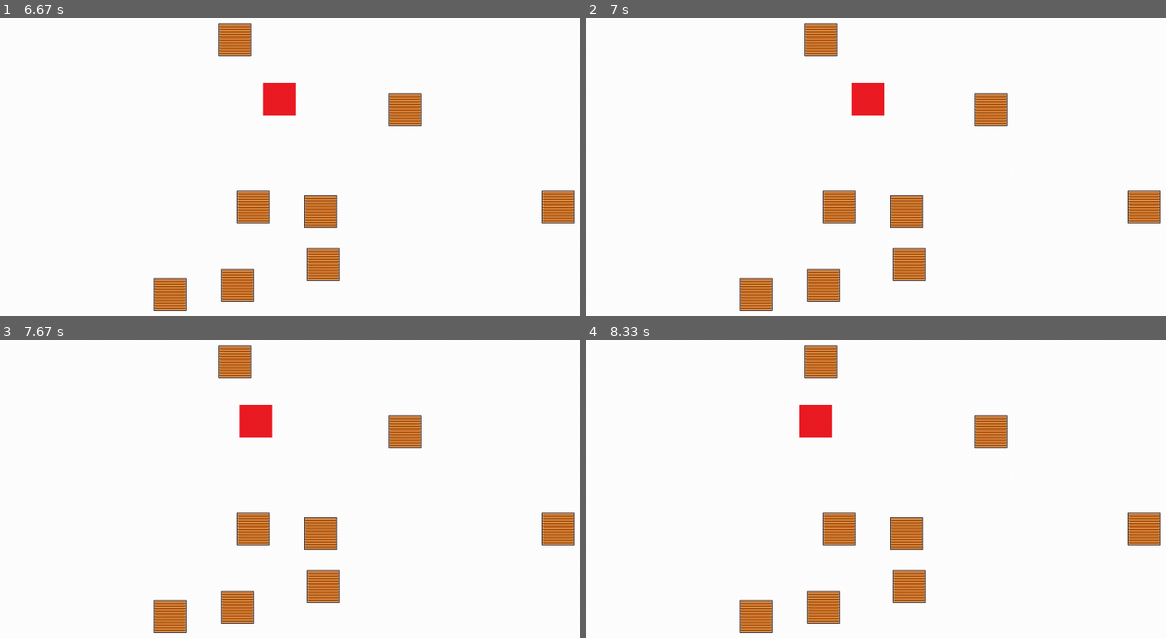
Above: before the commit, frames 1-4 (two rows, left to right).
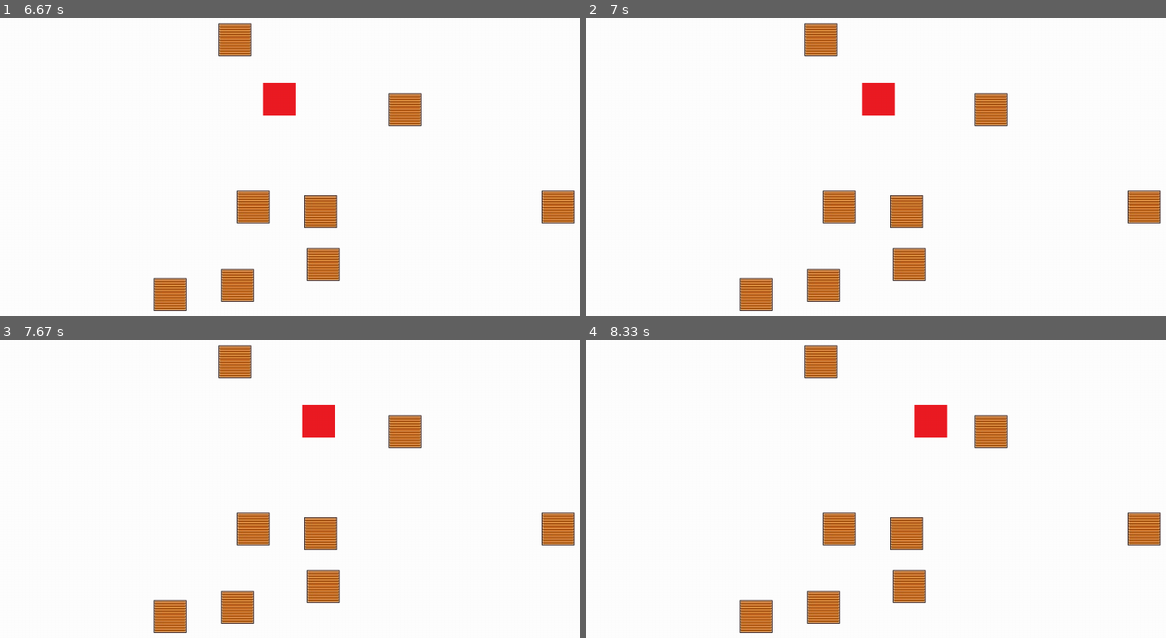
Above: after the commit, the same moments.

Repository: matthieurobert/Projet-ISN
Game: pygame game, started from test_bot.py
Same seed, same stepped clock (60 frames per second), same inputs: the game is played once before the commit and once after it.
Inputs:
- Up to frame 1 (6.67 s): no input
- Up to frame 2 (7 s): no input
- Up to frame 3 (7.67 s): no input
- Up to frame 4 (8.33 s): no input

Frame 1 is identical in both runs. In frame 2, 0.4% of the frame differs, in the area x 45-54%, y 21-33%; in frame 3, 1.3%, in the area x 41-58%, y 21-33%; in frame 4, 1.3%.

Commit message:
update bot

Diff:
--- a/Partie_Clément/rekt_boîte.py
+++ b/Partie_Clément/rekt_boîte.py
@@ -2,19 +2,31 @@
 
 def rekt():
 
-    from  Partie_Clément.pos_boîte import position_boîte
+    from  Partie_Clément.salle import salle
 
-    a=position_boîte()
+    a=salle()
+    c=list(a)
+    del a[0]
+    del a[0]
+    del a[0]
+    del a[0]
+
+    for x in range(0,1):
+        b=a[0]
+
+
+
     newliste=[]
     rekt_caisse=[]
-    for x in range(0,len(a)):
+    for x in range(0,len(b)):
         newliste=[]
         liste=[]
-        recup = a[x]
+        recup = b[x]
         recup1=recup[0]
         recup2=recup[1]
         rect = pygame.Rect(recup1,recup2,50,50)
         rekt_caisse.append(rect)
+    rekt_caisse.append(c)
 
 
     return(rekt_caisse)
--- a/Partie_Clément/salle.py
+++ b/Partie_Clément/salle.py
@@ -4,6 +4,8 @@
 def salle():
     from random import randrange
     from Partie_Clément.pos_boîte import position_boîte
+
+
 
     position_x_y = position_boîte()
     caisses=len (position_x_y)
@@ -31,4 +33,5 @@
     pygame.display.flip()
 
     liste = [fenetre, table, caisse, caisses, position_x_y]
-    return liste
+
+    return (liste)
--- a/test_bot.py
+++ b/test_bot.py
@@ -1,20 +1,25 @@
 import pygame
 import sys
 from pygame.locals import *
-from Partie_Clément.salle import salle
 from Partie_Clément.rekt_boîte import rekt
 
 pygame.init()
 
-liste = salle()
+
 rekt_boîte = rekt()
+salle = rekt_boîte[-1::]
+del rekt_boîte[-1:]
+
+
+liste = salle[0]
+
 fenetre = liste[0]
 table = liste[1]
 caisse = liste[2]
 caisses = liste[3]
 position_x_y = liste[4]
 
-print(rekt_boîte)
+
 class ARBot(pygame.sprite.Sprite):
 	def __init__(self):
 		pygame.sprite.Sprite.__init__(self)
@@ -88,21 +93,21 @@
 
 while continuer:
 
-	for event in pygame.event.get():
-		if event.type == pygame.QUIT: sys.exit()
+    for event in pygame.event.get():
+        if event.type == pygame.QUIT:
+            pygame.quit()
 
+ #alien.update()
+    fenetre.blit(table, (0, 0))
+    for i in range (0,caisses):
+        b=position_x_y[i]
+        x= b[0]
+        y= b[1]
+        fenetre.blit(caisse, (x,y))
 
-	#alien.update()
-	fenetre.blit(table, (0, 0))
-	for i in range (0,caisses):
-		b=position_x_y[i]
-		x= b[0]
-		y= b[1]
-		fenetre.blit(caisse, (x,y))
+    fenetre.blit( alien.image, alien.rect)
+    fenetre.blit( pab.image, pab.rect)
 
-	fenetre.blit( alien.image, alien.rect)
-	fenetre.blit( pab.image, pab.rect)
+    pab.update()
 
-	pab.update()
-
-	pygame.display.flip()
+    pygame.display.flip()
